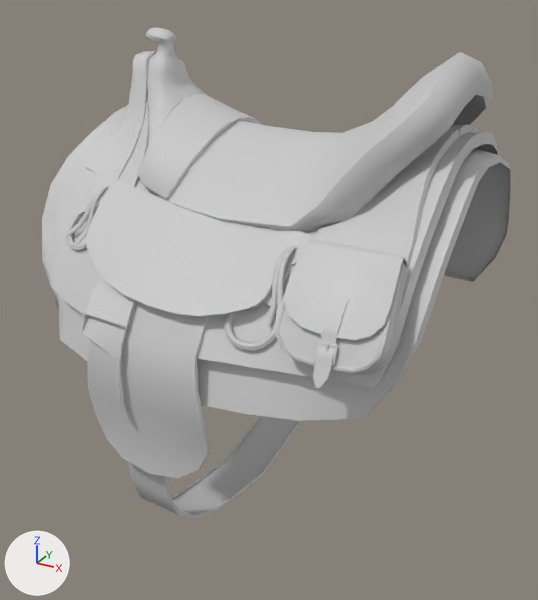
An edit to the Blender file Exports/FlyTack/Fly Saddle.blend, drawn before and after from the same camera.
Rendered twice from a 50 mm camera at (0.483, -0.841, 0.426) aimed at (0.02, 0.0, 0.005). Every picture has the same lights, and +X, +Y and +Z are marked at lower left. The picture after the commit comes second.

The first picture shows 'Fly Saddle'.
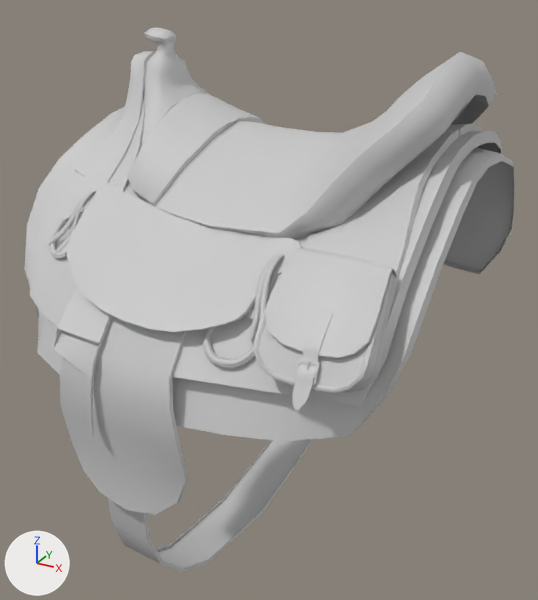
Changed parts and their boxes [x1, y1, x2, y2] in the pictures (538 x 600 px; the box of a moved part takes in the faces that stretch with it):
'Fly Saddle', reshaped, rescaled (11% taller)
    before: [42, 27, 510, 519]
    after: [24, 27, 514, 572]
part 1 of me_fly_saddle_mesh, moved or reshaped
    before: [59, 305, 301, 519]
    after: [38, 318, 313, 572]

Edits to the bpy script that builds the scene:
```text
Change me_fly_saddle_mesh:
    used by ob_fly_saddle; location = (0.0, 0.0, 0.0)
    remove me_fly_saddle_mesh.from_pydata(...)  # 4642 vertices, 8146 faces; spans x -0.243..0.306, y -0.28..0.28, z -0.301..0.36
    add me_fly_saddle_mesh.from_pydata(...)  # 4642 vertices, 8146 faces; spans x -0.243..0.306, y -0.28..0.28, z -0.374..0.36
    me_fly_saddle_mesh part 1: 172 of 4642 vertices moved; they spanned x -0.158..0.087, y -0.28..0.28, z -0.301..0.0 and now span x -0.158..0.087, y -0.28..0.28, z -0.374..-0.001; mean shift (0.0, 0.0, -0.022); largest move (-0.056, -0.14, -0.268) -> (-0.056, -0.14, -0.341)
Change ob_fly_saddle:
    ob_fly_saddle.scale: (1.0, 1.0, 1.0) -> (1.0, 1.17, 1.0)
```
